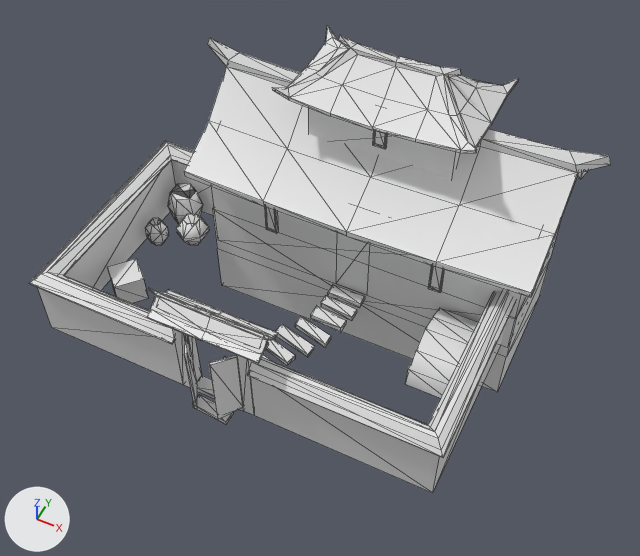
One commit to the COLLADA model art/meshes/structural/chin_house_c.dae: the scene before it, then after it.
Rendered twice from a 50 mm camera at (0.286, -0.576, 0.735) aimed at (0.015, -0.033, 0.057). Lighting does not change. The marker at lower left points along +X, +Y and +Z. Mesh edges are drawn as thin lines. Where no turn or scale is listed for an object, it has been applied to the vertices. Vertices at the same position are counted once.
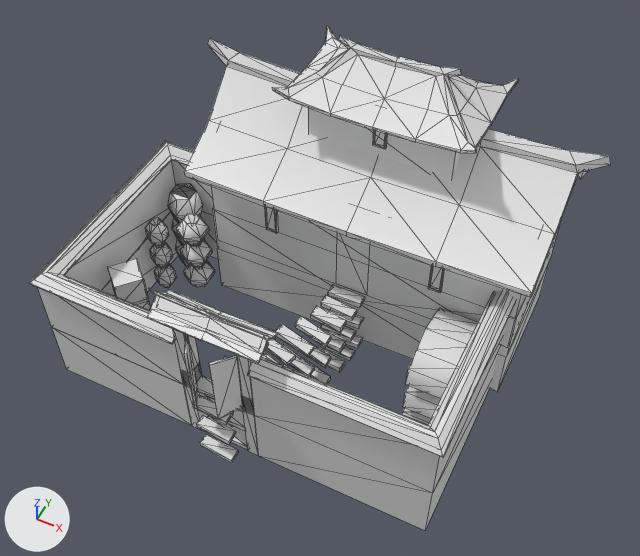
Scene script edits in JSON lines:
```json
{"block": "me_chin_house_c_mesh", "where": "# used by ob_mesh; location = (0.0, 0.0, 0.0)"}
{"op": "remove", "block": "me_chin_house_c_mesh", "code": "me_chin_house_c_mesh.from_pydata(...)  # 660 vertices, 1043 faces; spans x -0.236..0.248, y -0.198..0.198, z -0.082..0.257"}
{"op": "add", "block": "me_chin_house_c_mesh", "code": "me_chin_house_c_mesh.from_pydata(...)  # 1036 vertices, 1583 faces; spans x -0.236..0.248, y -0.198..0.198, z -0.082..0.257"}
{"block": "me_chin_house_c_mesh", "change": "me_chin_house_c_mesh part 1: the loose piece of 18 vertices spanning x -0.207..-0.172, y 0.006..0.047, z 0.0..0.044 is copied, and the copy is moved by (0.0, 0.0, -0.036); it spans x -0.207..-0.172, y 0.006..0.047, z -0.036..0.008"}
{"block": "me_chin_house_c_mesh", "change": "me_chin_house_c_mesh part 2: the loose piece of 25 vertices spanning x -0.179..-0.147, y -0.019..0.018, z 0.0..0.035 is copied, and the copy is moved by (0.0, 0.0, -0.036); it spans x -0.179..-0.147, y -0.019..0.018, z -0.036..-0.001"}
{"block": "me_chin_house_c_mesh", "change": "me_chin_house_c_mesh part 3: the loose piece of 25 vertices spanning x -0.209..-0.187, y -0.034..-0.009, z 0.0..0.034 is copied, and the copy is moved by (0.0, 0.0, -0.036); it spans x -0.209..-0.187, y -0.034..-0.009, z -0.036..-0.002"}
{"block": "me_chin_house_c_mesh", "change": "me_chin_house_c_mesh part 4: the loose piece of 18 vertices spanning x -0.207..-0.172, y 0.006..0.047, z 0.0..0.044 is copied, and the copy is moved by (0.0, 0.0, -0.072); it spans x -0.207..-0.172, y 0.006..0.047, z -0.072..-0.029"}
{"block": "me_chin_house_c_mesh", "change": "me_chin_house_c_mesh part 5: the loose piece of 25 vertices spanning x -0.179..-0.147, y -0.019..0.018, z 0.0..0.035 is copied, and the copy is moved by (0.0, 0.0, -0.072); it spans x -0.179..-0.147, y -0.019..0.018, z -0.072..-0.037"}
{"block": "me_chin_house_c_mesh", "change": "me_chin_house_c_mesh part 6: the loose piece of 25 vertices spanning x -0.209..-0.187, y -0.034..-0.009, z 0.0..0.034 is copied, and the copy is moved by (0.0, 0.0, -0.072); it spans x -0.209..-0.187, y -0.034..-0.009, z -0.072..-0.039"}
{"block": "me_chin_house_c_mesh", "change": "me_chin_house_c_mesh part 7: the loose piece of 14 vertices spanning x 0.133..0.183, y -0.077..0.012, z 0.0..0.039 is copied, and the copy is moved by (0.0, 0.0, -0.04); it spans x 0.133..0.183, y -0.077..0.012, z -0.04..-0.001"}
{"block": "me_chin_house_c_mesh", "change": "me_chin_house_c_mesh part 8: the loose piece of 14 vertices spanning x 0.133..0.183, y -0.077..0.012, z 0.0..0.039 is copied, and the copy is moved by (0.0, 0.0, -0.077); it spans x 0.133..0.183, y -0.077..0.012, z -0.077..-0.037"}
{"block": "me_chin_house_c_mesh", "change": "me_chin_house_c_mesh part 9: 212 vertices added at x -0.232..0.202, y -0.196..0.063, z -0.079..0.023"}
```

Location of each change, (x1, y1, x2, y2) in pixels of the pictures (640 x 556 px):
```json
{"object": "Mesh", "change": "reshaped", "before": [29, 25, 611, 493], "after": [29, 25, 611, 530], "on screen": "8% taller"}
{"part": 1, "of": "me_chin_house_c_mesh", "change": "added", "after": [172, 216, 201, 246]}
{"part": 2, "of": "me_chin_house_c_mesh", "change": "added", "after": [180, 239, 212, 267]}
{"part": 3, "of": "me_chin_house_c_mesh", "change": "added", "after": [150, 242, 173, 267]}
{"part": 4, "of": "me_chin_house_c_mesh", "change": "added", "after": [175, 238, 205, 267]}
{"part": 5, "of": "me_chin_house_c_mesh", "change": "added", "after": [184, 260, 215, 287]}
{"part": 6, "of": "me_chin_house_c_mesh", "change": "added", "after": [154, 263, 176, 287]}
{"part": 7, "of": "me_chin_house_c_mesh", "change": "added", "after": [403, 385, 441, 418]}
{"part": 8, "of": "me_chin_house_c_mesh", "change": "added", "after": [402, 408, 431, 425]}
{"part": 9, "of": "me_chin_house_c_mesh", "change": "added", "after": [52, 211, 500, 530]}
```
